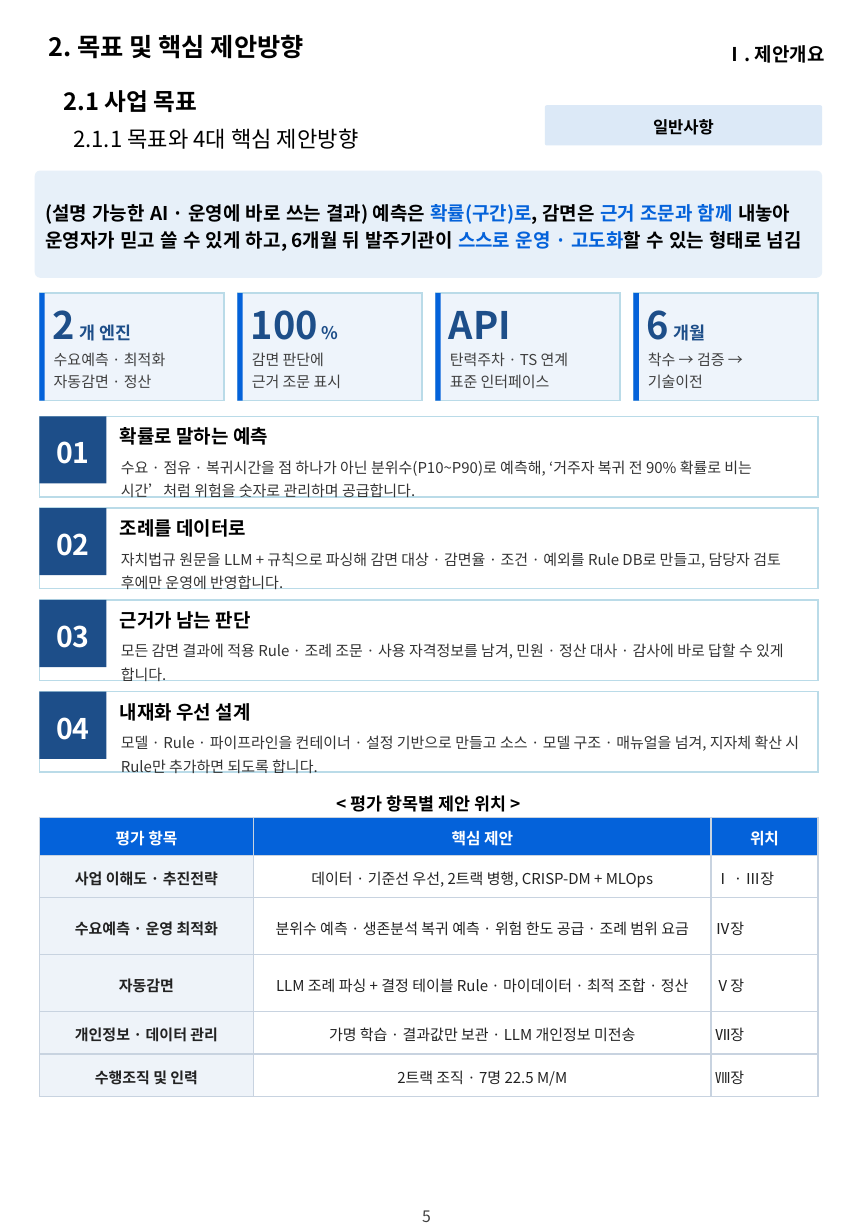
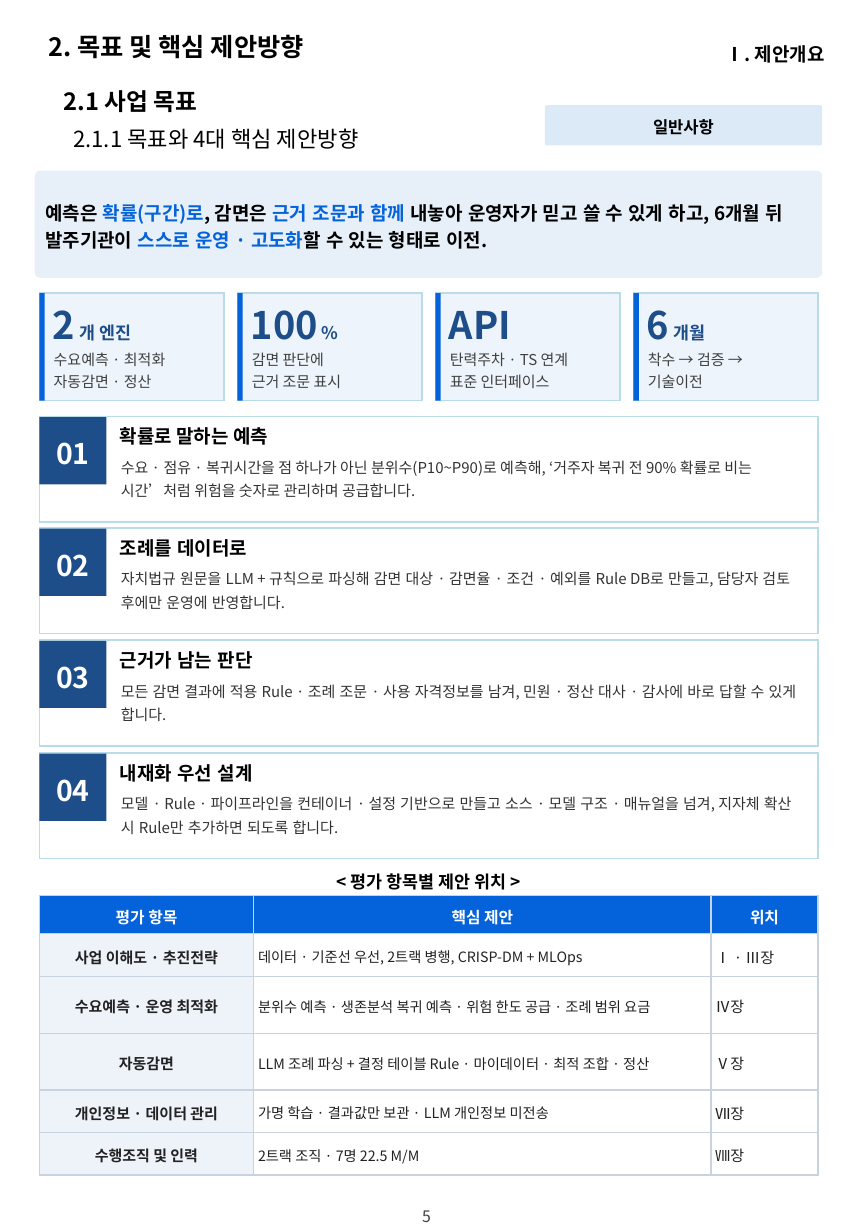
Before and after one commit to hwangsteeve-tech/hbjw, a slide deck: slide 5 of proposals/2026-11_dsit-parking-ai/dsit_proposal.pptx. Drawn at 853x1232 pixels with LibreOffice and Linux fonts; fonts in the diff are those of the drawing; background and template pictures are left out. Boxes give left, top, right and bottom in pixels: in the first picture for what was removed or moved away, otherwise in the second. Text is boxed around its words. In the diff, an @@ line names an element or a change of style, - is before the commit and + after.

```diff
--- a/proposals/2026-11_dsit-parking-ai/dsit_proposal.pptx
+++ b/proposals/2026-11_dsit-parking-ai/dsit_proposal.pptx
@@ text in rounded rectangle at box(45, 204, 783, 249): text changed @@
-(설명 가능한 AI · 운영에 바로 쓰는 결과) 예측은 확률(구간)로, 감면은 근거 조문과 함께 내놓아 운영자가 믿고 쓸 수 있게 하고, 6개월 뒤 발주기관이 스스로 운영 · 고도화할 수 있는 형태로 넘김
+예측은 확률(구간)로, 감면은 근거 조문과 함께 내놓아 운영자가 믿고 쓸 수 있게 하고, 6개월 뒤 발주기관이 스스로 운영 · 고도화할 수 있는 형태로 이전.
@@ rectangle: place and size @@
-rectangle at box(40, 416, 819, 497)
+rectangle at box(40, 416, 819, 522)
@@ 2 texts, 1 rectangle: place and size @@
-2 texts, 1 rectangle at box(40, 508, 781, 589)
+2 texts, 1 rectangle at box(40, 529, 790, 609)
@@ rectangle: place and size @@
-rectangle at box(40, 508, 819, 589)
+rectangle at box(40, 528, 819, 633)
@@ 2 texts, 1 rectangle: place and size @@
-2 texts, 1 rectangle at box(40, 601, 784, 681)
+2 texts, 1 rectangle at box(40, 641, 797, 721)
@@ rectangle: place and size @@
-rectangle at box(40, 691, 819, 772)
+rectangle at box(40, 640, 819, 746)
@@ rectangle "04": place and size @@
-rectangle "04" at box(40, 691, 107, 759)
+rectangle "04" at box(40, 754, 107, 821)
@@ rectangle: place and size @@
-rectangle at box(40, 601, 819, 681)
+rectangle at box(40, 753, 819, 859)
@@ text "내재화 우선 설계": place and size @@
-text "내재화 우선 설계" at box(120, 703, 251, 721)
+text "내재화 우선 설계" at box(120, 764, 253, 782)
@@ text "모델 · Rule · 파이프라인을 ..." rewrapped from box(121, 735, 799, 773) to box(121, 796, 792, 834) @@
@@ text "< 평가 항목별 제안 위치 ...": place and size @@
-text "< 평가 항목별 제안 위치 ..." at box(351, 795, 507, 812)
+text "< 평가 항목별 제안 위치 ..." at box(351, 873, 507, 890)
@@ table: place and size @@
-table at box(40, 818, 818, 1098)
+table at box(40, 896, 818, 1176)
@@ table at box(40, 896, 818, 1176) @@
@@ size 9.5 to 9 pt in "데이터 · 기준선 우선, 2트랙 병행, CRISP-DM ...", "분위수 예측 · 생존분석 복귀 예측 · ...", "LLM 조례 파싱 + 결정 테이블 Rule ...", "가명 학습 · 결과값만 보관 · LLM ..." and 1 more places @@
@@ alignment centre to left @@
```
Also in this commit, not shown: 28 other slides changed, 3 other files.
